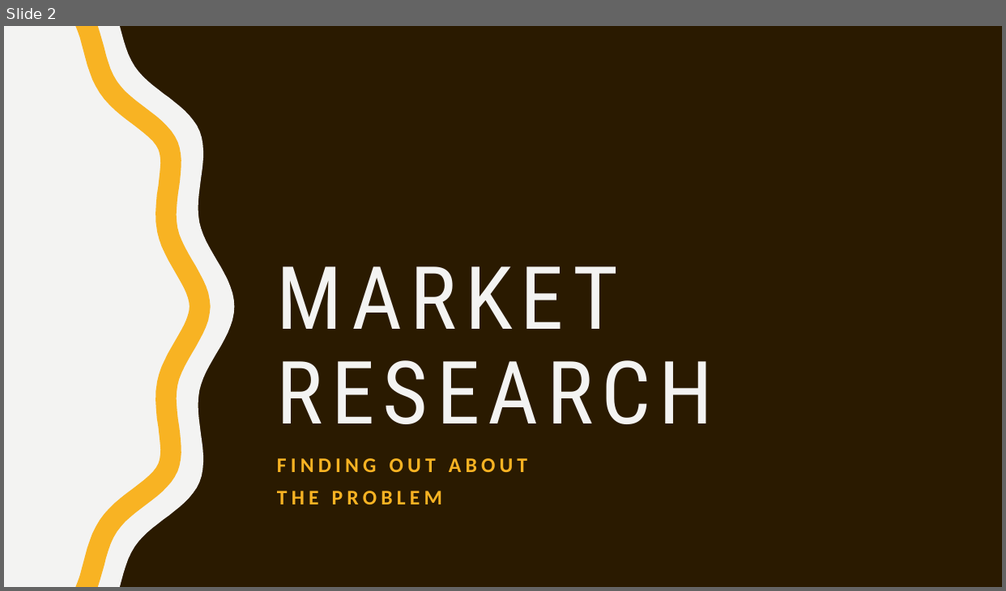
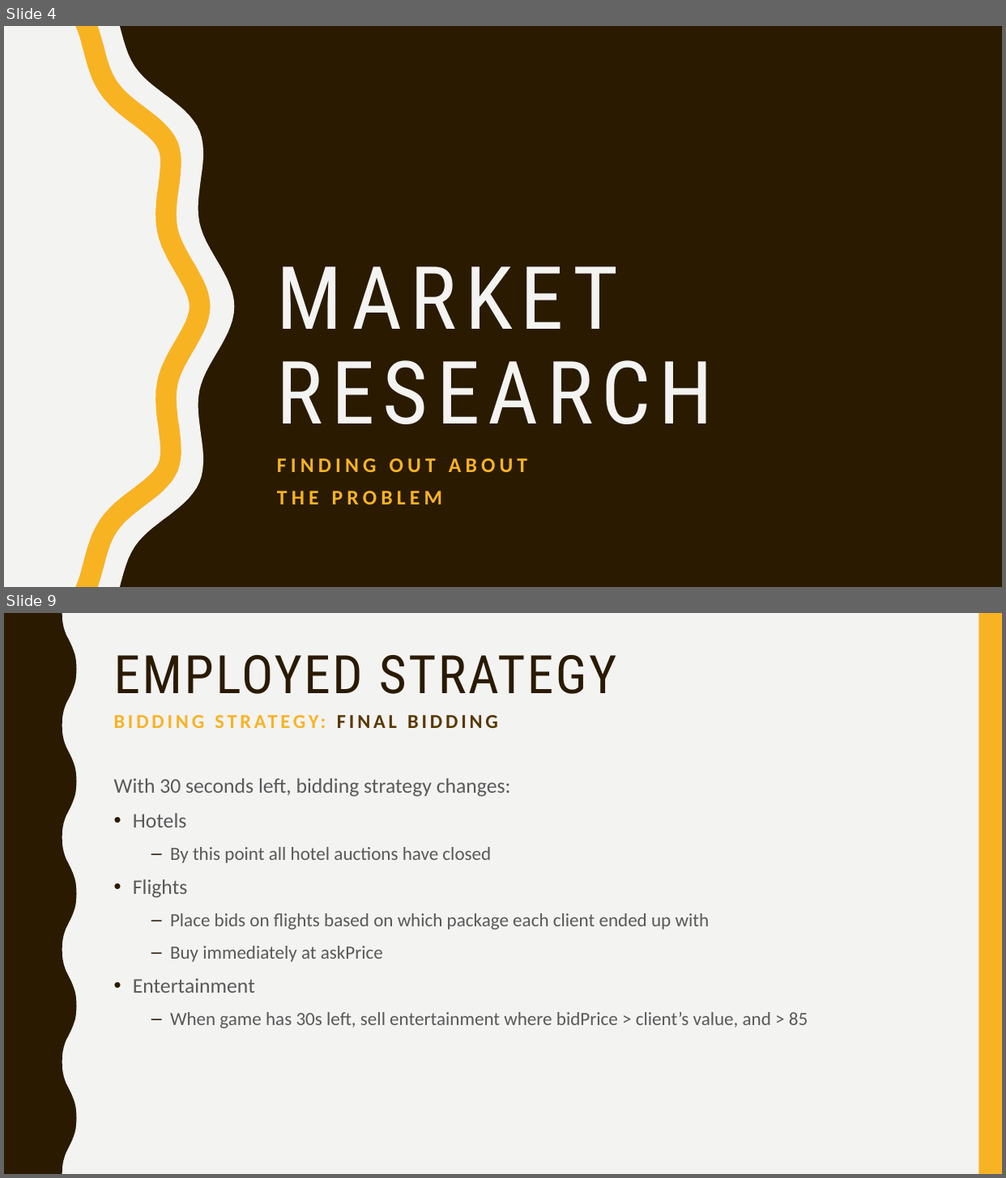
Before and after one commit to Jamiewarb/IntAgents, a slide deck: VivaSlides.pptx. Shown one above the other, each under a label of ours: slide 2 before the commit, slides 4 and 9 after it; the slides between them are not shown. The pictures are 1006x591 and 1006x1178 pixels, drawn with LibreOffice and Linux fonts; fonts in the diff are those of the drawing. Boxes give left, top, right and bottom in pixels: in the first picture for what was removed or moved away, otherwise in the second. Text is boxed around its words. In the diff, an @@ line names an element or a change of style, - is before the commit and + after.

```diff
--- a/VivaSlides.pptx
+++ b/VivaSlides.pptx
@@ slide 9 added at [4,613,1002,1174], background #F3F3F2 @@
@@ freeform shape added at [4,613,77,1174], fill #2A1A00 @@
@@ rectangle added at [978,613,1002,1174], fill #F8B323 @@
@@ title added at [114,655,617,694], 51 pt, text #2A1A00 @@
+EMPLOYED STRATEGY
@@ text added at [107,705,617,736], 19 pt, text #F8B323, bold @@
+BIDDING STRATEGY: FINAL BIDDING
@@ text added at [114,778,808,1029], 18 pt, text #595959 @@
+With 30 seconds left, bidding strategy changes:
+• Hotels
+  – By this point all hotel auctions have closed
+• Flights
+  – Place bids on flights based on which package each client ended up with
+  – Buy immediately at askPrice
+• Entertainment
+  – When game has 30s left, sell entertainment where bidPrice > client’s value, and > 85
@@ what was slide 2 is now slide 4 @@
```
Also in this commit, not shown: 4 slides changed, 4 other slides added.
